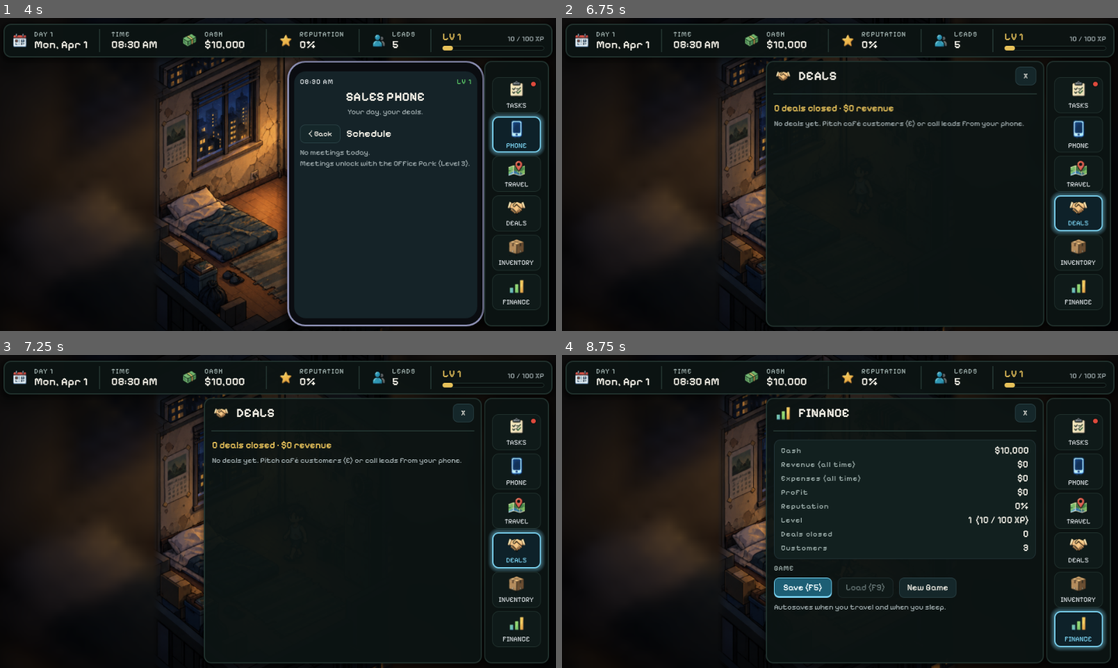
Above: before the commit, frames 1-4 (two rows, left to right).
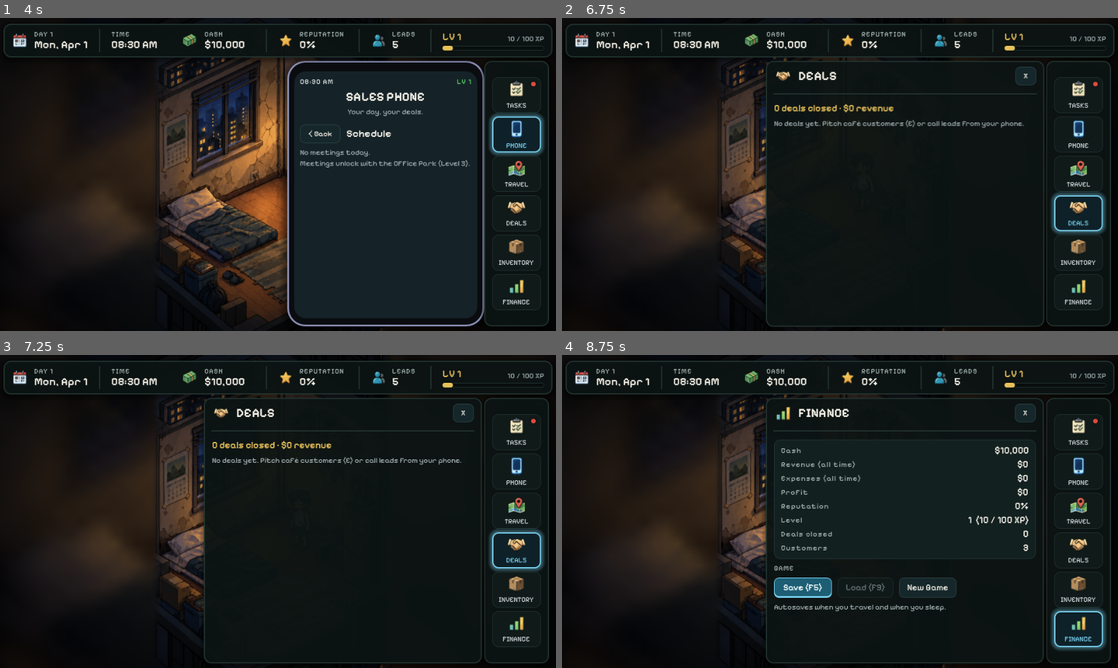
Above: after the commit, the same moments.

Repository: jarcsys-collab/Medtech_Tycoon
Game: Godot game, scene res://scenes/main/main.tscn
Same seed, same stepped clock (60 frames per second), same inputs: the game is played once before the commit and once after it. Sound files missing from this copy of the repository are replaced by a short silence.
Inputs (mouse positions are in pixels of both pictures, inside the frame that each line leads up to):
- Up to frame 1 (4 s): click "SKIP" at 0.5 s; click (383, 140) at 1.25 s; click (517, 96) at 2 s; click (517, 133) at 2.75 s; click (383, 174) at 3.5 s
- Up to frame 2 (6.75 s): click (1079, 174) at 4.25 s; click "Home" at 5 s; click "Trade Expo LV 5" at 5.75 s; click (1079, 212) at 6.5 s
- Up to frame 3 (7.25 s): no input
- Up to frame 4 (8.75 s): click (1079, 589) at 7.25 s; click (1079, 630) at 8 s

Frame 1 is identical in both runs. In frame 2, 0.3% of the frame differs, in the area x 28-69%, y 12-99%; in frame 3, 1.2%; in frame 4, 2.2%, in the area x 28-70%, y 0-100%.

Commit message:
G1a: outdoor outfits and step-wander movement
- Outdoor character sheets (Sales Simulator v3) in char_out_frames.tres;
  player wears them everywhere except home (LocationBase.player_outdoor_outfit)
- WanderBrain step style (default): 0.5 s strides at 26 px/s, 0.6-1.5 s
  pauses, 2.5-6.5 s rests; CONTINUOUS keeps the original V1 wander
- Walk holds its first frame only while wandering; keyboard and tap-to-move
  keep the full walk cycle and speed
- Café customers use the outdoor sheet with softer tints; interactions unchanged
- 8 character/movement tests; the runner reports suites that fail to load
- No economy, progression, tutorial or save-format changes

Co-Authored-By: Claude Opus 5.5 <noreply@anthropic.com>

Diff:
--- /dev/null
+++ b/assets/characters/char_out_frames.tres
@@ -0,0 +1,101 @@
+[gd_resource type="SpriteFrames" load_steps=15 format=3]
+
+[ext_resource type="Texture2D" uid="uid://clv7vjfyove4j" path="res://assets/characters/char-idle-out-4.png" id="1"]
+[ext_resource type="Texture2D" uid="uid://cf6k0h7265w2c" path="res://assets/characters/char-walk-out.png" id="2"]
+
+[sub_resource type="AtlasTexture" id="idle_0"]
+atlas = ExtResource("1")
+region = Rect2(0, 0, 100, 235)
+
+[sub_resource type="AtlasTexture" id="idle_1"]
+atlas = ExtResource("1")
+region = Rect2(100, 0, 100, 235)
+
+[sub_resource type="AtlasTexture" id="idle_2"]
+atlas = ExtResource("1")
+region = Rect2(200, 0, 100, 235)
+
+[sub_resource type="AtlasTexture" id="idle_3"]
+atlas = ExtResource("1")
+region = Rect2(300, 0, 100, 235)
+
+[sub_resource type="AtlasTexture" id="walk_0"]
+atlas = ExtResource("2")
+region = Rect2(0, 0, 130, 235)
+
+[sub_resource type="AtlasTexture" id="walk_1"]
+atlas = ExtResource("2")
+region = Rect2(130, 0, 130, 235)
+
+[sub_resource type="AtlasTexture" id="walk_2"]
+atlas = ExtResource("2")
+region = Rect2(260, 0, 130, 235)
+
+[sub_resource type="AtlasTexture" id="walk_3"]
+atlas = ExtResource("2")
+region = Rect2(390, 0, 130, 235)
+
+[sub_resource type="AtlasTexture" id="walk_4"]
+atlas = ExtResource("2")
+region = Rect2(520, 0, 130, 235)
+
+[sub_resource type="AtlasTexture" id="walk_5"]
+atlas = ExtResource("2")
+region = Rect2(650, 0, 130, 235)
+
+[sub_resource type="AtlasTexture" id="walk_6"]
+atlas = ExtResource("2")
+region = Rect2(780, 0, 130, 235)
+
+[sub_resource type="AtlasTexture" id="walk_7"]
+atlas = ExtResource("2")
+region = Rect2(910, 0, 130, 235)
+
+[resource]
+animations = [{
+"frames": [{
+"duration": 1.0,
+"texture": SubResource("idle_0")
+}, {
+"duration": 1.0,
+"texture": SubResource("idle_1")
+}, {
+"duration": 1.0,
+"texture": SubResource("idle_2")
+}, {
+"duration": 1.0,
+"texture": SubResource("idle_3")
+}],
+"loop": true,
+"name": &"idle",
+"speed": 7.0
+}, {
+"frames": [{
+"duration": 1.0,
+"texture": SubResource("walk_0")
+}, {
+"duration": 1.0,
+"texture": SubResource("walk_1")
+}, {
+"duration": 1.0,
+"texture": SubResource("walk_2")
+}, {
+"duration": 1.0,
+"texture": SubResource("walk_3")
+}, {
+"duration": 1.0,
+"texture": SubResource("walk_4")
+}, {
+"duration": 1.0,
+"texture": SubResource("walk_5")
+}, {
+"duration": 1.0,
+"texture": SubResource("walk_6")
+}, {
+"duration": 1.0,
+"texture": SubResource("walk_7")
+}],
+"loop": true,
+"name": &"walk",
+"speed": 11.0
+}]
--- a/scenes/locations/apartment.tscn
+++ b/scenes/locations/apartment.tscn
@@ -8,6 +8,7 @@
 
 [node name="Apartment" type="Node2D" unique_id=875097573]
 script = ExtResource("1")
+player_outdoor_outfit = false
 camera_focus = Rect2(0, 300, 941, 1060)
 
 [node name="Background" type="Sprite2D" parent="." unique_id=87069683]
--- a/scenes/npc/customer.tscn
+++ b/scenes/npc/customer.tscn
@@ -1,7 +1,7 @@
 [gd_scene format=3]
 
 [ext_resource type="Script" path="res://scripts/npc/customer.gd" id="1"]
-[ext_resource type="SpriteFrames" path="res://assets/characters/char_frames.tres" id="2"]
+[ext_resource type="SpriteFrames" path="res://assets/characters/char_out_frames.tres" id="2"]
 [ext_resource type="Script" path="res://scripts/props/interactable.gd" id="3"]
 [ext_resource type="Script" path="res://scripts/props/ground_shadow.gd" id="4"]
 [ext_resource type="Shader" path="res://assets/shaders/character_outline.gdshader" id="5"]
--- a/scripts/locations/location_base.gd
+++ b/scripts/locations/location_base.gd
@@ -17,6 +17,8 @@
 @export var world_size := Vector2(941, 1672)
 ## False for placeholder scenes (Medtycoonv1 hides the character when there is no scene).
 @export var hosts_player := true
+## Player outfit here: outdoor clothes everywhere except home (Sales Simulator v3).
+@export var player_outdoor_outfit := true
 @export var nav_agent_radius := 14.0
 @export_group("Presentation")
 ## World-space area the GameCamera keeps framed. Empty = whole world_size.
@@ -40,6 +42,7 @@
 	if not hosts_player or actors == null:
 		return
 	actors.add_child(player)
+	player.set_outdoor(player_outdoor_outfit)
 	var spawn := get_node_or_null("PlayerSpawn") as Marker2D
 	player.global_position = spawn.global_position if spawn else world_size / 2.0
 	player.enter_location(get_wander_spots())
--- a/scripts/npc/customer.gd
+++ b/scripts/npc/customer.gd
@@ -3,7 +3,12 @@
 ## Café prospect. E to introduce yourself (becomes a lead), E again to close the deal in person.
 ## Bubble: "?" = not met yet, "$" = lead you can fulfil now, "..." = lead but not enough stock.
 
-@export var walk_speed := 60.0
+const TINT_SOFTEN := 0.7
+
+@export var walk_speed := 60.0          # leaving, and CONTINUOUS wandering
+## STEPS = short strides with pauses (Sales Simulator v3); CONTINUOUS = the original V1 wander.
+@export var wander_style := WanderBrain.Style.STEPS
+@export var wander_step_speed := 26.0
 
 var lead_id := -1
 var _wander: WanderBrain
@@ -21,8 +26,9 @@
 	_wander = WanderBrain.new(agent, randf_range(2.0, 6.0))
 	_wander.min_wait = 4.0
 	_wander.max_wait = 10.0
-	sprite.frame = randi() % 8
+	_wander.style = wander_style
 	sprite.play(&"idle")
+	sprite.frame = randi() % sprite.sprite_frames.get_frame_count(&"idle")
 	talk.interacted.connect(_on_talk)
 	GameState.leads_changed.connect(_refresh)
 	GameState.inventory_changed.connect(_refresh)
@@ -34,8 +40,9 @@
 	_wander.spots = spots
 	var p := GameState.find_prospect(lead_id)
 	if p.has("tint"):
-		# Softened so tints read as "different person" without discolouring skin.
-		sprite.modulate = Color.html(p.tint).lerp(Color.WHITE, 0.45)
+		# Softened so tints read as "different person" without discolouring skin. The outdoor sheet's
+		# white shirt shows tint strongly, so it is lighter than the V1 value (0.45).
+		sprite.modulate = Color.html(p.tint).lerp(Color.WHITE, TINT_SOFTEN)
 	_refresh()
 
 
@@ -51,15 +58,23 @@
 			return
 		velocity = global_position.direction_to(agent.get_next_path_position()) * walk_speed * 1.4
 	else:
-		velocity = _wander.get_velocity(self, delta, walk_speed)
+		var speed := wander_step_speed if wander_style == WanderBrain.Style.STEPS else walk_speed
+		velocity = _wander.get_velocity(self, delta, speed)
 	var before := global_position
 	move_and_slide()
 	if not _leaving:
 		_wander.report_motion(global_position.distance_to(before), velocity.length() * delta, delta)
 	if absf(velocity.x) > 0.1:
 		sprite.flip_h = velocity.x < 0.0
-	var anim := &"walk" if velocity.length() > 1.0 else &"idle"
-	if sprite.animation != anim:
+	var walking := velocity.length() > 1.0
+	var anim := &"walk" if walking else &"idle"
+	if walking and not _leaving and wander_style == WanderBrain.Style.STEPS:
+		# Sales Simulator v3: wandering holds the first step frame.
+		if sprite.animation != anim or sprite.frame != 0 or sprite.is_playing():
+			sprite.animation = anim
+			sprite.frame = 0
+			sprite.pause()
+	elif sprite.animation != anim or not sprite.is_playing():
 		sprite.play(anim)
 
 
--- a/scripts/npc/wander_brain.gd
+++ b/scripts/npc/wander_brain.gd
@@ -2,9 +2,25 @@
 extends RefCounted
 ## Idle wandering between spots using a NavigationAgent2D.
 ## Native replacement for Medtycoonv1's spots/via + clearPath wander AI. Used by Player and Customer.
+##
+## Style.STEPS (default, Sales Simulator v3): short strides with pauses. Each trip toward a spot is
+## 1-2 strides of STEP_TIME at the step speed, a STEP_PAUSE between strides, then a rest before the
+## next spot (whether or not it was reached). Style.CONTINUOUS is the original V1 behaviour: walk
+## all the way to the spot, then rest min_wait..max_wait.
+
+enum Style { STEPS, CONTINUOUS }
+
+## Sales Simulator v3 values (godot/SalesSimulator/scripts/player.gd).
+const STEP_TIME := 0.5
+const STEP_PAUSE := Vector2(0.6, 1.5)
+const STEP_REST := Vector2(2.5, 6.5)
+const MAX_EXTRA_STRIDES := 1
 
 var agent: NavigationAgent2D
 var spots: Array[Vector2] = []
+var style := Style.STEPS
+## Multiplies step speed and divides stride time, so each stride covers the same distance.
+var step_rate := 1.0
 var min_wait := 2.5
 var max_wait := 7.0
 var min_hop := 60.0
@@ -12,6 +28,8 @@
 
 var _wait := 0.0
 var _stuck := 0.0
+var _stride_left := 0.0      ## STEPS: seconds left in the current stride (0 = pausing)
+var _strides_left := 0        ## STEPS: strides still to take after the current one
 
 
 func _init(nav_agent: NavigationAgent2D, first_wait := 2.5) -> void:
@@ -22,15 +40,21 @@
 func hold(seconds: float) -> void:
 	walking = false
 	_wait = seconds
+	_stride_left = 0.0
+	_strides_left = 0
 
 
 func go_to(point: Vector2) -> void:
 	agent.target_position = point
 	walking = true
 	_stuck = 0.0
+	if style == Style.STEPS:
+		_stride_left = STEP_TIME / step_rate
+		_strides_left = randi_range(0, MAX_EXTRA_STRIDES)
 
 
-## Returns the velocity the body should move with this frame.
+## Returns the velocity the body should move with this frame. In STEPS style `speed` is the step
+## speed (before step_rate); in CONTINUOUS style it is the walking speed.
 func get_velocity(body: Node2D, delta: float, speed: float) -> Vector2:
 	if not walking:
 		_wait -= delta
@@ -38,8 +62,24 @@
 			_pick_target(body.global_position)
 		return Vector2.ZERO
 	if agent.is_navigation_finished():
-		hold(randf_range(min_wait, max_wait))
+		hold(_rest_time())
 		return Vector2.ZERO
+	if style == Style.STEPS:
+		if _stride_left <= 0.0:
+			# Pausing between strides.
+			_wait -= delta
+			if _wait <= 0.0:
+				_stride_left = STEP_TIME / step_rate
+			return Vector2.ZERO
+		_stride_left -= delta
+		if _stride_left <= 0.0:
+			_stride_left = 0.0
+			if _strides_left <= 0:
+				hold(randf_range(STEP_REST.x, STEP_REST.y))
+				return Vector2.ZERO
+			_strides_left -= 1
+			_wait = randf_range(STEP_PAUSE.x, STEP_PAUSE.y)
+		speed *= step_rate
 	var next := agent.get_next_path_position()
 	return body.global_position.direction_to(next) * speed
 
@@ -56,6 +96,10 @@
 		_stuck = 0.0
 
 
+func _rest_time() -> float:
+	return randf_range(STEP_REST.x, STEP_REST.y) if style == Style.STEPS else randf_range(min_wait, max_wait)
+
+
 func _pick_target(from: Vector2) -> void:
 	var options := spots.filter(func(p: Vector2): return p.distance_to(from) > min_hop)
 	if options.is_empty():
--- a/scripts/player/player.gd
+++ b/scripts/player/player.gd
@@ -11,11 +11,20 @@
 ## feet-to-badge line to count as "use this", and when a blocked walk gives up.
 const TAP_PICK_RADIUS := 90.0
 const TAP_STUCK_SECONDS := 0.8
+## Outfits: indoor sheet at home, outdoor sheet everywhere else (Sales Simulator v3). Same frame
+## height and feet line, so the sprite offset is shared.
+const INDOOR_FRAMES := preload("res://assets/characters/char_frames.tres")
+const OUTDOOR_FRAMES := preload("res://assets/characters/char_out_frames.tres")
 
 @export var walk_speed := 110.0          # Medtycoonv1: sp = 110 px/s
-@export var wander_speed := 75.0         # Medtycoonv1: wander sp = 75 px/s
 @export var wander_when_idle := true
 @export var idle_before_wander := 4.0    # Medtycoonv1: ai.until = now + 4000
+## STEPS = short strides with pauses (Sales Simulator v3); CONTINUOUS = the original V1 wander.
+@export var wander_style := WanderBrain.Style.STEPS
+@export var wander_step_speed := 26.0    # Sales Simulator v3: WANDER_SPEED := 26.0
+## Sales Simulator v3 "wanderSpeed" (0.5-2.5x): faster strides, same stride length.
+@export_range(0.5, 2.5, 0.1) var wander_step_rate := 1.0
+@export var wander_speed := 75.0         # CONTINUOUS only. Medtycoonv1: wander sp = 75 px/s
 
 @onready var sprite: AnimatedSprite2D = $Sprite
 @onready var interaction_area: Area2D = $InteractionArea
@@ -38,7 +47,19 @@
 func _ready() -> void:
 	add_to_group(&"actors")
 	_wander = WanderBrain.new(nav_agent, idle_before_wander)
+	_wander.style = wander_style
+	_wander.step_rate = wander_step_rate
 	sprite.play(&"idle")
+
+
+## Outdoor outfit everywhere except home. Keeps the current animation and facing.
+func set_outdoor(outdoor: bool) -> void:
+	var frames := OUTDOOR_FRAMES if outdoor else INDOOR_FRAMES
+	if sprite.sprite_frames == frames:
+		return
+	var anim := sprite.animation
+	sprite.sprite_frames = frames
+	sprite.play(anim)
 
 
 ## Called by a location when the player is placed in it. (Framing is handled by Main's GameCamera.)
@@ -65,7 +86,8 @@
 		velocity = _tap_velocity()
 		_wander.hold(idle_before_wander)
 	elif wander_when_idle and input_enabled:
-		velocity = _wander.get_velocity(self, delta, wander_speed)
+		var speed := wander_step_speed if wander_style == WanderBrain.Style.STEPS else wander_speed
+		velocity = _wander.get_velocity(self, delta, speed)
 	else:
 		velocity = Vector2.ZERO
 
@@ -200,7 +222,14 @@
 	if absf(velocity.x) > 0.1:
 		sprite.flip_h = velocity.x < 0.0
 	var anim := &"walk" if walking else &"idle"
-	if sprite.animation != anim:
+	if walking and not keyed and wander_style == WanderBrain.Style.STEPS:
+		# Sales Simulator v3: idle wandering holds the first step frame; keys and taps keep the cycle.
+		if sprite.animation != anim or sprite.frame != 0 or sprite.is_playing():
+			sprite.animation = anim
+			sprite.frame = 0
+			sprite.pause()
+		return
+	if sprite.animation != anim or not sprite.is_playing():
 		sprite.play(anim)
 	# Medtycoonv1: 11 fps when keyed, 8 fps when auto-walking.
 	sprite.speed_scale = 8.0 / 11.0 if (walking and not keyed) else 1.0
--- /dev/null
+++ b/tests/test_characters.gd
@@ -0,0 +1,227 @@
+extends RefCounted
+## G1a character visuals and movement, checked on the real main scene (temp saves; see test_runner.gd).
+## Wandering is observed with Engine.time_scale raised so a few real seconds cover ~20 game seconds.
+
+const MAIN_SCENE := "res://scenes/main/main.tscn"
+const FIXTURE_V1 := "res://tests/fixtures/save_v1.json"  # saved at Coffee Corner, 2 café prospects
+const TIME_SCALE := 4.0
+## Sales Simulator v3 design values, checked independently of the code's constants.
+const DESIGN_STRIDE := 0.5
+const DESIGN_STEP_SPEED := 26.0
+const DESIGN_MIN_PAUSE := 0.6
+
+var t  # test runner
+
+
+func test_outfit_switches_between_home_and_outside() -> void:
+	var main := await _boot_from_fixture()
+	var player: Player = main.player
+	t.check_eq(String(GameState.location_id), "coffee", "starts at the café")
+	t.check(player.sprite.sprite_frames == Player.OUTDOOR_FRAMES, "outdoor outfit at the café")
+	await _travel(&"home")
+	t.check(player.sprite.sprite_frames == Player.INDOOR_FRAMES, "indoor outfit at home")
+	t.check(player.sprite.is_playing() and player.sprite.animation == &"idle", "idle animation keeps playing after the swap")
+	await _travel(&"coffee")
+	t.check(player.sprite.sprite_frames == Player.OUTDOOR_FRAMES, "outdoor outfit again after leaving home")
+	await _shutdown(main)
+
+
+func test_outdoor_frames_have_expected_layout() -> void:
+	var f: SpriteFrames = Player.OUTDOOR_FRAMES
+	t.check_eq(f.get_frame_count(&"idle"), 4, "4 outdoor idle frames")
+	t.check_eq(f.get_frame_count(&"walk"), 8, "8 outdoor walk frames")
+	t.check_eq(f.get_frame_texture(&"idle", 0).get_size(), Vector2(100, 235), "idle frame size")
+	t.check_eq(f.get_frame_texture(&"walk", 0).get_size(), Vector2(130, 235), "walk frame size (130 px wide, centred on the feet)")
+	t.check_eq(f.get_animation_speed(&"idle"), Player.INDOOR_FRAMES.get_animation_speed(&"idle"), "same idle fps as indoors")
+	t.check_eq(f.get_animation_speed(&"walk"), Player.INDOOR_FRAMES.get_animation_speed(&"walk"), "same walk fps as indoors")
+
+
+func test_cafe_customers_wear_outdoor_outfits_and_still_talk() -> void:
+	var main := await _boot_from_fixture()
+	var customers := _customers(main)
+	t.check_eq(customers.size(), 2, "both unsold café prospects are present")
+	for c in customers:
+		t.check(c.sprite.sprite_frames == Player.OUTDOOR_FRAMES, "customer %d uses the outdoor sheet" % c.lead_id)
+		t.check(c.sprite.modulate != Color.WHITE, "customer %d keeps its tint" % c.lead_id)
+		t.check(c.talk.can_interact(), "customer %d can be talked to" % c.lead_id)
+	var unmet := customers.filter(func(c: Customer): return not GameState.find_prospect(c.lead_id).met)
+	t.check(unmet.size() == 1 and unmet[0].talk.prompt.begins_with("Talk to"), "unmet prospect offers 'Talk to'")
+	if unmet.size() == 1:
+		unmet[0]._introduce()  # same call as choosing "Introduce yourself" in the dialog
+		await t.get_tree().process_frame
+		t.check(GameState.find_prospect(unmet[0].lead_id).met, "introducing still turns a prospect into a lead")
+		t.check(unmet[0].talk.prompt.begins_with("Pitch"), "prompt switches to 'Pitch'")
+		t.check(main.choice_dialog.visible, "the pitch dialog opens as before")
+	await _shutdown(main)
+
+
+func test_player_step_wander_short_strides_first_frame() -> void:
+	var main := await _boot_from_fixture()
+	var player: Player = main.player
+	await _travel(&"home")
+	seed(1234)
+	player._wander.hold(0.2)
+	var log := await _record(player, 22.0)
+	var strides := _strides(log)
+	t.check(strides.size() >= 2, "player took several strides (%d)" % strides.size())
+	for s in strides:
+		t.check(s.duration <= DESIGN_STRIDE + 2.0 * s.dt, "stride lasts at most ~0.5 s (%.2f)" % s.duration)
+	t.check(_max_speed(log) <= DESIGN_STEP_SPEED * 1.05, "wander speed <= 26 px/s (max %.1f)" % _max_speed(log))
+	t.check(_min_gap(strides) >= DESIGN_MIN_PAUSE - 0.1, "pauses of at least 0.6 s between strides (%.2f)" % _min_gap(strides))
+	t.check(log.filter(func(e): return e.moving).all(func(e): return e.anim == &"walk" and e.frame == 0 and not e.playing),
+		"walk holds the first step frame while wandering")
+	t.check(log.filter(func(e): return not e.moving and e.anim == &"idle").any(func(e): return e.playing), "idle animation plays between strides")
+	await _shutdown(main)
+
+
+func test_keyboard_walking_keeps_full_speed_and_cycle() -> void:
+	var main := await _boot_from_fixture()
+	var player: Player = main.player
+	await _travel(&"home")
+	var start := player.global_position
+	var frames_seen := {}
+	var max_speed := 0.0
+	Input.action_press(&"move_left")
+	for i in 40:
+		await t.get_tree().physics_frame
+		frames_seen[player.sprite.frame] = true
+		max_speed = maxf(max_speed, player.velocity.length())
+	Input.action_release(&"move_left")
+	t.check(player.global_position.distance_to(start) > 40.0, "WASD moves the player")
+	t.check(absf(max_speed - player.walk_speed) < 1.0, "keyboard speed unchanged (%.1f)" % max_speed)
+	t.check(frames_seen.size() >= 3, "keyboard walking cycles through walk frames (%d seen)" % frames_seen.size())
+	t.check(player.sprite.sprite_frames == Player.INDOOR_FRAMES, "still the indoor outfit")
+	await _shutdown(main)
+
+
+func test_tap_to_move_keeps_full_cycle() -> void:
+	var main := await _boot_from_fixture()
+	var player: Player = main.player
+	await _travel(&"home")
+	var spot: Vector2 = main.current_location.get_wander_spots()[0]
+	var target: Vector2 = spot if spot.distance_to(player.global_position) > 80.0 else main.current_location.get_wander_spots()[-1]
+	player.tap_at(target)
+	var frames_seen := {}
+	var max_speed := 0.0
+	for i in 40:
+		await t.get_tree().physics_frame
+		frames_seen[player.sprite.frame] = true
+		max_speed = maxf(max_speed, player.velocity.length())
+	t.check(max_speed > DESIGN_STEP_SPEED * 2.0, "tap-to-move walks at walking speed (%.1f)" % max_speed)
+	t.check(frames_seen.size() >= 3, "tap-to-move cycles through walk frames (%d seen)" % frames_seen.size())
+	await _shutdown(main)
+
+
+func test_continuous_wander_fallback() -> void:
+	var main := await _boot_from_fixture()
+	var player: Player = main.player
+	await _travel(&"home")
+	player.wander_style = WanderBrain.Style.CONTINUOUS
+	player._wander.style = WanderBrain.Style.CONTINUOUS
+	seed(99)
+	player._wander.hold(0.2)
+	var log := await _record(player, 10.0)
+	var strides := _strides(log)
+	t.check(strides.size() >= 1, "fallback still wanders")
+	t.check(strides.any(func(s): return s.duration > DESIGN_STRIDE + 0.3), "fallback walks continuously (longest %.2f s)" % strides.reduce(func(m, s): return maxf(m, s.duration), 0.0))
+	t.check(_max_speed(log) > DESIGN_STEP_SPEED * 2.0, "fallback uses the original 75 px/s (max %.1f)" % _max_speed(log))
+	t.check(log.filter(func(e): return e.moving).any(func(e): return e.playing), "fallback plays the walk cycle")
+	await _shutdown(main)
+
+
+func test_customers_step_wander() -> void:
+	var main := await _boot_from_fixture()
+	var customers := _customers(main)
+	if customers.is_empty():
+		t.check(false, "no customers to observe")
+		await _shutdown(main)
+		return
+	var c: Customer = customers[0]
+	seed(7)
+	c._wander.hold(0.2)
+	main.player.wander_when_idle = false
+	var log := await _record(c, 22.0)
+	var strides := _strides(log)
+	t.check(strides.size() >= 1, "customer took strides (%d)" % strides.size())
+	for s in strides:
+		t.check(s.duration <= DESIGN_STRIDE + 2.0 * s.dt, "customer stride lasts at most ~0.5 s (%.2f)" % s.duration)
+	t.check(_max_speed(log) <= DESIGN_STEP_SPEED * 1.05, "customer wander speed <= 26 px/s (max %.1f)" % _max_speed(log))
+	t.check(log.filter(func(e): return e.moving).all(func(e): return e.frame == 0 and not e.playing), "customer holds the first step frame")
+	await _shutdown(main)
+
+
+# --- Helpers --------------------------------------------------------------------
+
+func _boot_from_fixture() -> Node:
+	DirAccess.copy_absolute(ProjectSettings.globalize_path(FIXTURE_V1), SaveSystem.save_path)
+	var main: Node = load(MAIN_SCENE).instantiate()
+	t.add_child(main)
+	await _wait(0.8)
+	return main
+
+
+func _travel(id: StringName) -> void:
+	if GameState.location_id != id:
+		GameState.travel_to(GameData.get_location(id))
+		await _wait(0.9)
+
+
+## Samples a body every physics frame for `game_seconds` of (sped-up) game time.
+func _record(body: Node2D, game_seconds: float) -> Array:
+	var sprite: AnimatedSprite2D = body.sprite
+	var log := []
+	Engine.time_scale = TIME_SCALE
+	var prev := body.global_position
+	var elapsed := 0.0
+	while elapsed < game_seconds:
+		await t.get_tree().physics_frame
+		var dt := Engine.time_scale / Engine.physics_ticks_per_second
+		elapsed += dt
+		var step := body.global_position.distance_to(prev)
+		prev = body.global_position
+		log.append({"dt": dt, "moving": step > 0.01, "speed": step / dt, "anim": sprite.animation,
+			"frame": sprite.frame, "playing": sprite.is_playing()})
+	Engine.time_scale = 1.0
+	return log
+
+
+## Groups consecutive moving samples into strides: {duration, start, dt}.
+static func _strides(log: Array) -> Array:
+	var out := []
+	var time := 0.0
+	var current = null
+	for e in log:
+		if e.moving:
+			if current == null:
+				current = {"start": time, "duration": 0.0, "dt": e.dt}
+				out.append(current)
+			current.duration += e.dt
+		else:
+			current = null
+		time += e.dt
+	return out
+
+
+static func _min_gap(strides: Array) -> float:
+	var gap := INF
+	for i in range(1, strides.size()):
+		gap = minf(gap, strides[i].start - (strides[i - 1].start + strides[i - 1].duration))
+	return gap
+
+
+static func _max_speed(log: Array) -> float:
+	return log.reduce(func(m, e): return maxf(m, e.speed), 0.0)
+
+
+static func _customers(main: Node) -> Array:
+	return main.current_location.find_children("*", "Customer", true, false)
+
+
+func _shutdown(main: Node) -> void:
+	Engine.time_scale = 1.0
+	main.queue_free()
+	await t.get_tree().process_frame
+
+
+func _wait(seconds: float) -> void:
+	await t.get_tree().create_timer(seconds).timeout
--- a/tests/test_runner.gd
+++ b/tests/test_runner.gd
@@ -5,7 +5,7 @@
 ## Exit code 0 = all passed, 1 = a failure. Each test_* method gets a fresh temp directory and
 ## SaveSystem pointed into it; the player's real save is checked to be byte-identical afterwards.
 
-const SUITES := ["res://tests/test_save_system.gd", "res://tests/test_main_smoke.gd"]
+const SUITES := ["res://tests/test_save_system.gd", "res://tests/test_main_smoke.gd", "res://tests/test_characters.gd"]
 
 var tmp_root := ""
 var _failures: Array[String] = []
@@ -25,7 +25,13 @@
 	var passed := 0
 	var total := 0
 	for path in SUITES:
-		var suite: Object = load(path).new()
+		var script := load(path) as GDScript
+		if script == null or not script.can_instantiate():
+			_current = path
+			check(false, "test suite failed to load (parse error?)")
+			total += 1
+			continue
+		var suite: Object = script.new()
 		suite.set("t", self)
 		for m in suite.get_method_list():
 			var name: String = m.name
Binary file added: assets/characters/char-idle-out-4.png
Not shown, added: assets/characters/char-idle-out-4.png.import
Binary file added: assets/characters/char-walk-out.png
Not shown, added: assets/characters/char-walk-out.png.import
Not shown, added: tests/test_characters.gd.uid
Not shown, changed: docs/medtycoon_v3_changes.md
